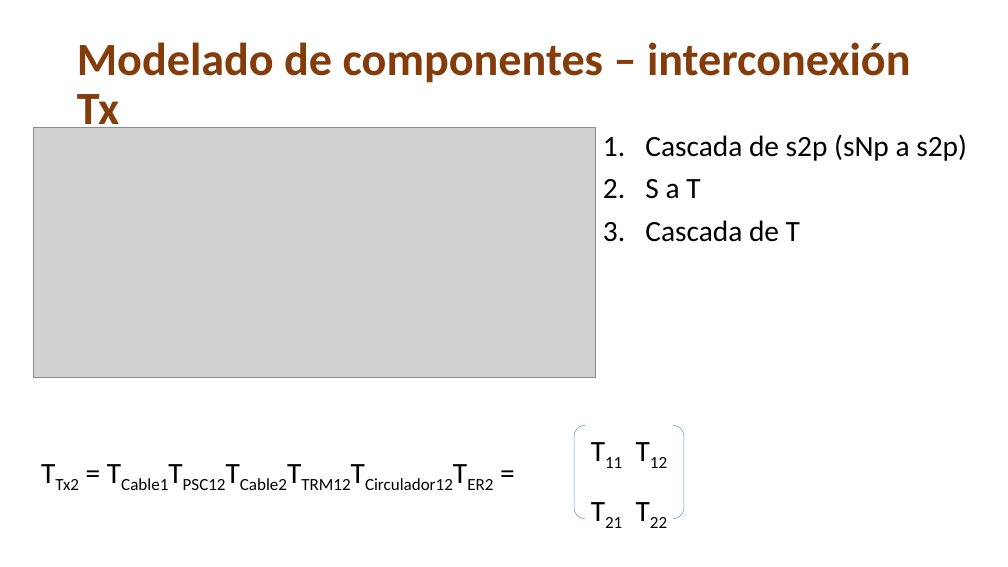
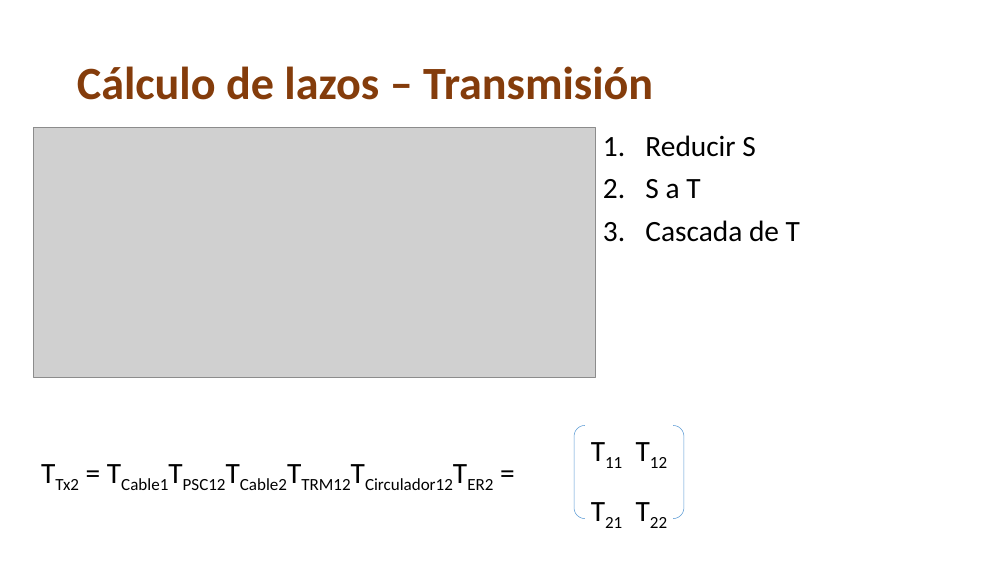
Before and after one commit to franciscoSoler/Polarimetric-Antenna-Calibrator, a slide deck: slide 19 of written/presentation/tesisInformatica.pptm. Drawn at 1008x567 pixels with LibreOffice and Linux fonts; fonts in the diff are those of the drawing; grey boxes stand for pictures. Boxes give left, top, right and bottom in pixels: in the first picture for what was removed or moved away, otherwise in the second. Text is boxed around its words. In the diff, an @@ line names an element or a change of style, - is before the commit and + after.

```diff
--- a/written/presentation/tesisInformatica.pptm
+++ b/written/presentation/tesisInformatica.pptm
@@ title at bbox=[77, 66, 653, 100]: text changed @@
-Modelado de componentes – interconexión Tx
+Cálculo de lazos – Transmisión
@@ text at bbox=[645, 135, 755, 157]: text changed @@
-1. Cascada de s2p (sNp a s2p)
+1. Reducir S
```
Also in this commit, not shown: 18 other slides changed, 2 slides added, 1 slide removed, 5 other files.
